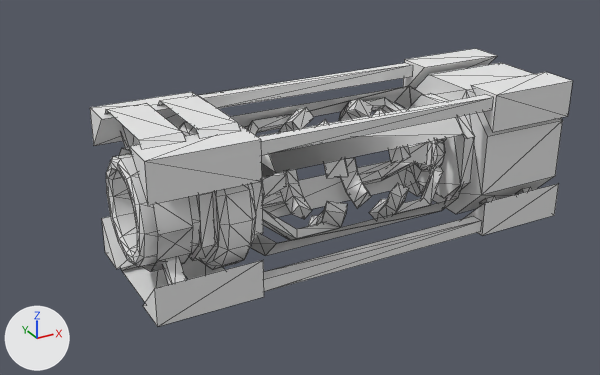
What one commit did to the OBJ model src/main/resources/assets/hbm/models/machines/htrs5.obj.
The view is the same before and after, from a 50 mm camera at (-8.14, -13.08, 7.77) aimed at (-0.95, -0.02, 1.24). Lighting does not change. The marker at lower left points along +X, +Y and +Z. The picture after the commit comes second. Mesh edges are drawn as thin lines. Where no turn or scale is listed for an object, it has been applied to the vertices. Vertices at exactly the same position are counted once.

Script lines for the objects in view, before the commit:
```python
me_body = bpy.data.meshes.new('Body')
me_body.from_pydata(...)  # 488 vertices, 653 faces; spans x -4.5..4.5, y -1.5..1.5, z -0.13..3.12
me_body.materials.append(mat_texture)  # white #e7e7e7
me_magnet1 = bpy.data.meshes.new('Magnet1')
me_magnet1.from_pydata(...)  # 176 vertices, 290 faces; spans x -2.25..-0.49, y -1.22..1.22, z 0.28..2.72
me_magnet1.materials.append(mat_texture)  # white #e7e7e7
me_magnet2 = bpy.data.meshes.new('Magnet2')
me_magnet2.from_pydata(...)  # 176 vertices, 290 faces; spans x 0.49..2.25, y -1.22..1.22, z 0.28..2.72
me_magnet2.materials.append(mat_texture)  # white #e7e7e7
ob_body = bpy.data.objects.new('Body', me_body)
ob_body.location = (0.0, 0.0, 0.0)
ob_magnet1 = bpy.data.objects.new('Magnet1', me_magnet1)
ob_magnet1.location = (0.0, 0.0, 0.0)
ob_magnet2 = bpy.data.objects.new('Magnet2', me_magnet2)
ob_magnet2.location = (0.0, 0.0, 0.0)
```
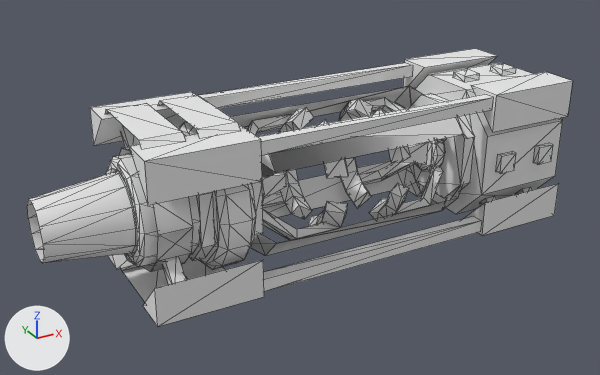
The change, as JSON lines over the scene's bpy script:
```json
{"block": "me_body", "where": "# used by ob_body; location = (0.0, 0.0, 0.0)"}
{"op": "remove", "block": "me_body", "code": "me_body.from_pydata(...)  # 488 vertices, 653 faces; spans x -4.5..4.5, y -1.5..1.5, z -0.13..3.12"}
{"op": "add", "block": "me_body", "code": "me_body.from_pydata(...)  # 552 vertices, 733 faces; spans x -4.5..4.5, y -1.5..1.5, z -0.13..3.12"}
{"block": "me_body", "change": "me_body part 1"}
{"block": "me_body", "change": "32 vertices are added at x 2.81..3.81, y -1.5..1.5, z 0.0..3.0"}
{"block": "me_body", "change": "32 new vertices lie (0.38, 0.0, 0.0) away from vertices in x 2.81..3.81, y -1.5..1.5, z 0.0..3.0"}
{"block": "me_body", "change": "80 new faces join them"}
{"op": "add", "block": "me_exhaust", "code": ["me_exhaust = bpy.data.meshes.new('Exhaust')", "me_exhaust.from_pydata(...)  # 36 vertices, 58 faces; spans x -6.0..-3.45, y -0.73..0.73, z 0.77..2.23", "me_exhaust.materials.append(mat_texture)  # white #e7e7e7"]}
{"op": "add", "block": "ob_exhaust", "code": ["ob_exhaust = bpy.data.objects.new('Exhaust', me_exhaust)", "ob_exhaust.location = (0.0, 0.0, 0.0)"]}
```

Changed parts and their boxes [x1, y1, x2, y2] in the pictures (600 x 375 px):
```json
{"object": "Exhaust", "change": "added", "after": [27, 171, 137, 263]}
{"part": 1, "of": "me_body", "change": "added", "after": [453, 63, 553, 174]}
```
